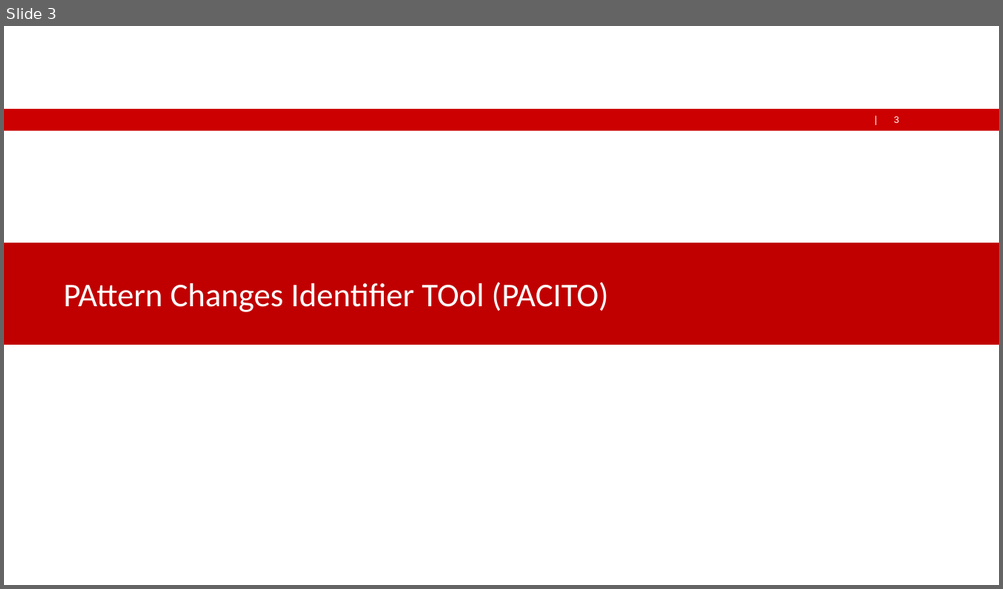
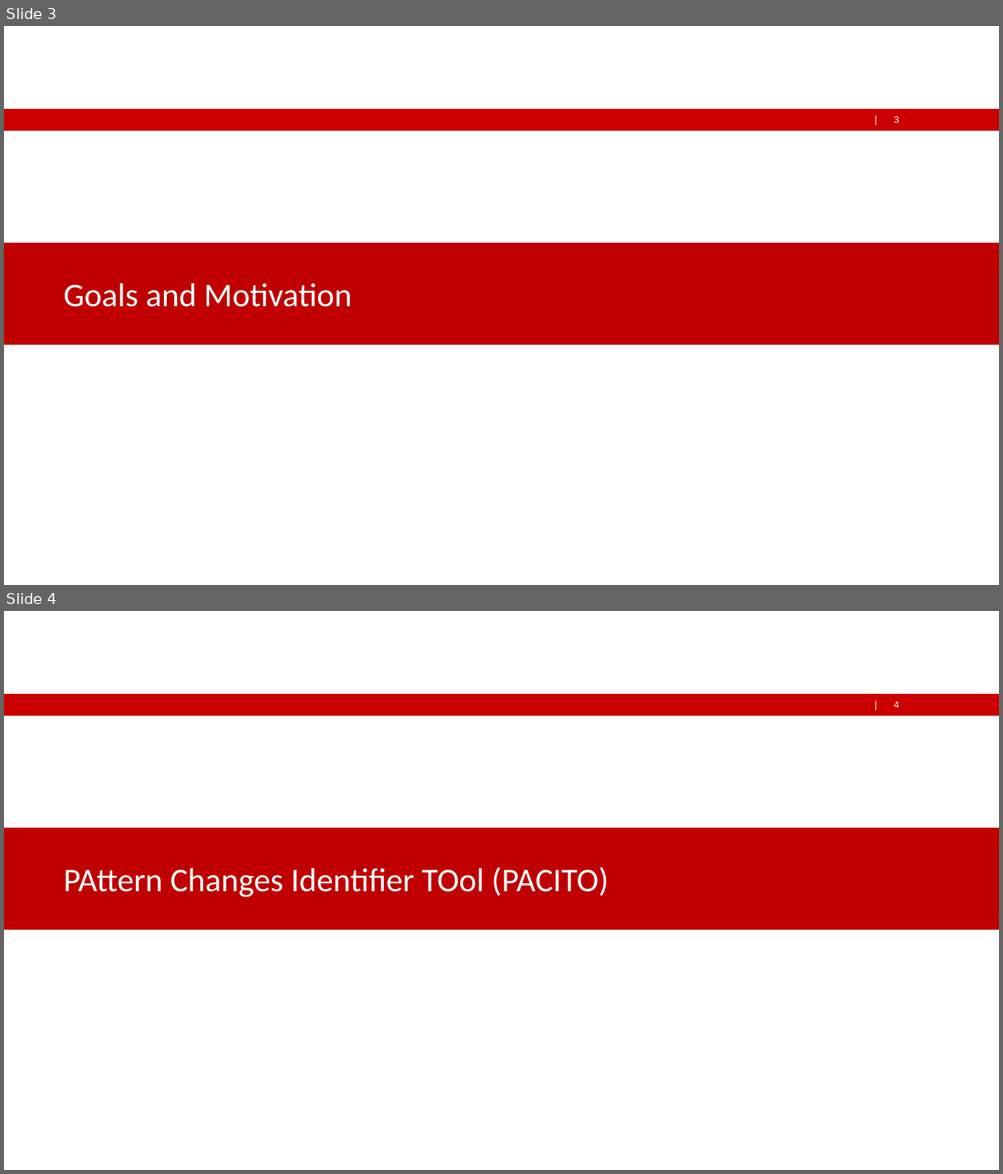
Before and after one commit to FWest98/CS-Software_Maintenance_Evolution-Pacito, a slide deck: Documentation/PACITO_Presentation.pptx. Shown one above the other, each under a label of ours: slide 3 before the commit, slides 3 and 4 after it. The pictures are 1003x589 and 1003x1174 pixels, drawn with LibreOffice and Linux fonts; fonts in the diff are those of the drawing; background and template pictures are left out. Boxes give left, top, right and bottom in pixels: in the first picture for what was removed or moved away, otherwise in the second. Text is boxed around its words. In the diff, an @@ line names an element or a change of style, - is before the commit and + after.

```diff
--- a/Documentation/PACITO_Presentation.pptx
+++ b/Documentation/PACITO_Presentation.pptx
@@ slide 3 added at <box>4,26,999,585</box>, background #FFFFFF; not listed: 5 template elements that a slide beside it also shows @@
@@ rectangle added at <box>4,244,999,345</box>, fill #C00000, outline #C00000 1 pt @@
@@ text added at <box>63,284,352,307</box>, 32 pt, text #FFFFFF @@
+Goals and Motivation
@@ what was slide 3 is now slide 4 @@
@@ page number at <box>893,701,899,708</box>: text changed @@
-3
+4
```
Also in this commit, not shown: 3 slides changed, 4 other slides added, 2 slides removed, 2 other files.
